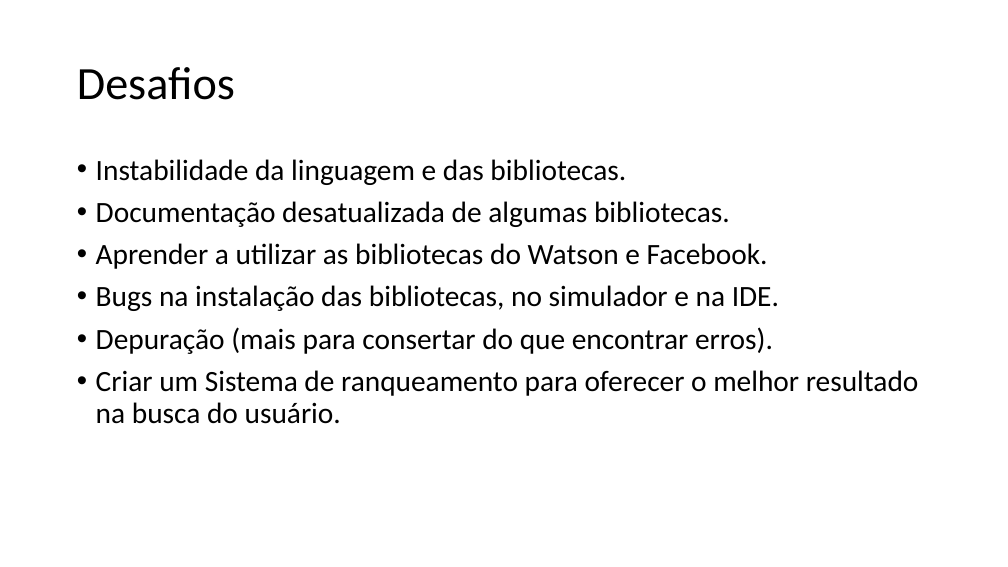
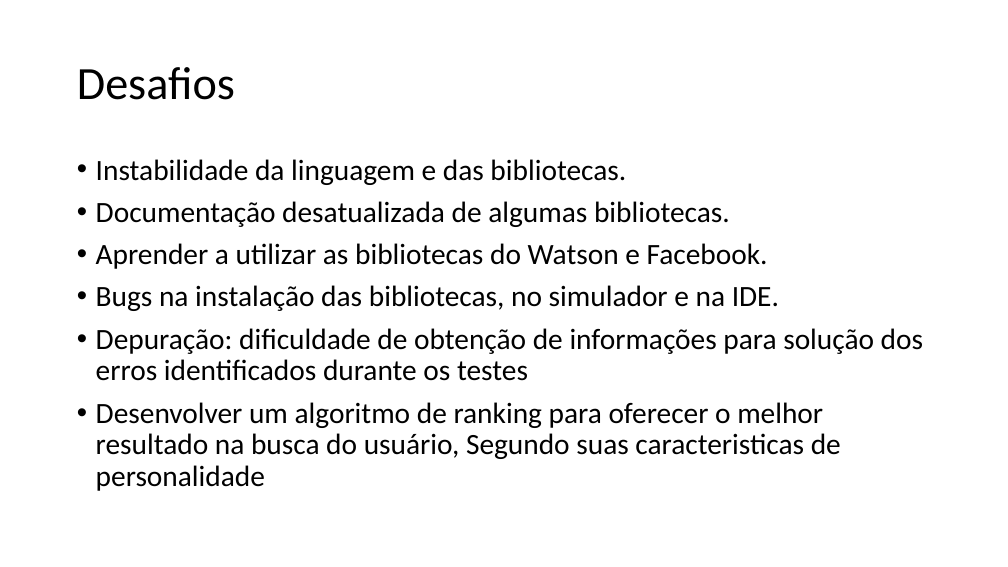
Before and after one commit to lucashardman/Projeto_Final, a slide deck: slide 8 of Documentação/Apresentacao.pptx. Drawn at 1008x567 pixels with LibreOffice and Linux fonts; fonts in the diff are those of the drawing. Boxes give left, top, right and bottom in pixels: in the first picture for what was removed or moved away, otherwise in the second. Text is boxed around its words. In the diff, an @@ line names an element or a change of style, - is before the commit and + after.

```diff
--- a/Documentação/Apresentacao.pptx
+++ b/Documentação/Apresentacao.pptx
@@ text at [96,328,923,491]: text changed @@
-• Depuração (mais para consertar do que encontrar erros).
-• Criar um Sistema de ranqueamento para oferecer o melhor resultado na busca do usuário.
+• Depuração: dificuldade de obtenção de informações para solução dos erros identificados durante os testes
+• Desenvolver um algoritmo de ranking para oferecer o melhor resultado na busca do usuário, Segundo suas caracteristicas de personalidade
```
Also in this commit, not shown: 3 other slides changed, 35 other files.
